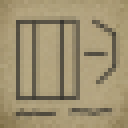
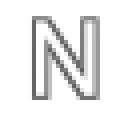
Comparing the layer stacks of the two 128 x 128 images. Changes:
hid group "paper" (78 layers) over [left=0, top=0, right=128, bottom=128]
renamed "Layer53" to "Layer67", hid it, moved it into group "machines", painted on it over [left=0, top=0, right=124, bottom=124]
showed group "markings" (10 layers) over [left=4, top=16, right=128, bottom=128]
renamed "paper_base" to "Layer59", hid it, moved it into group "markings", painted on it over [left=0, top=0, right=128, bottom=128]
renamed "Layer4" to "Layer1", showed it, painted on it over [left=8, top=16, right=120, bottom=100]
